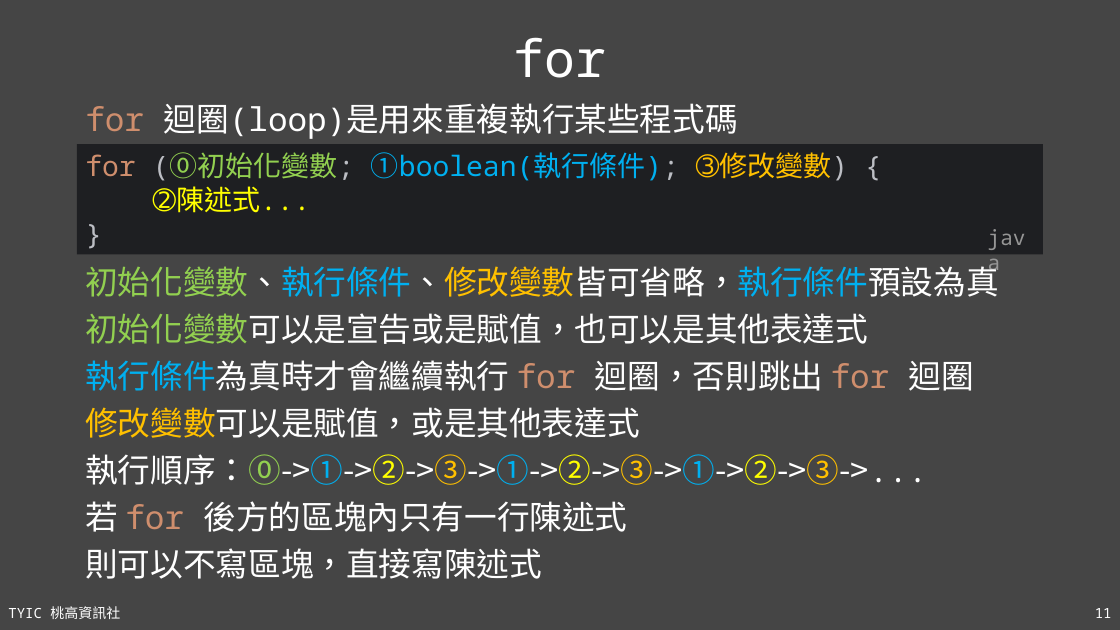
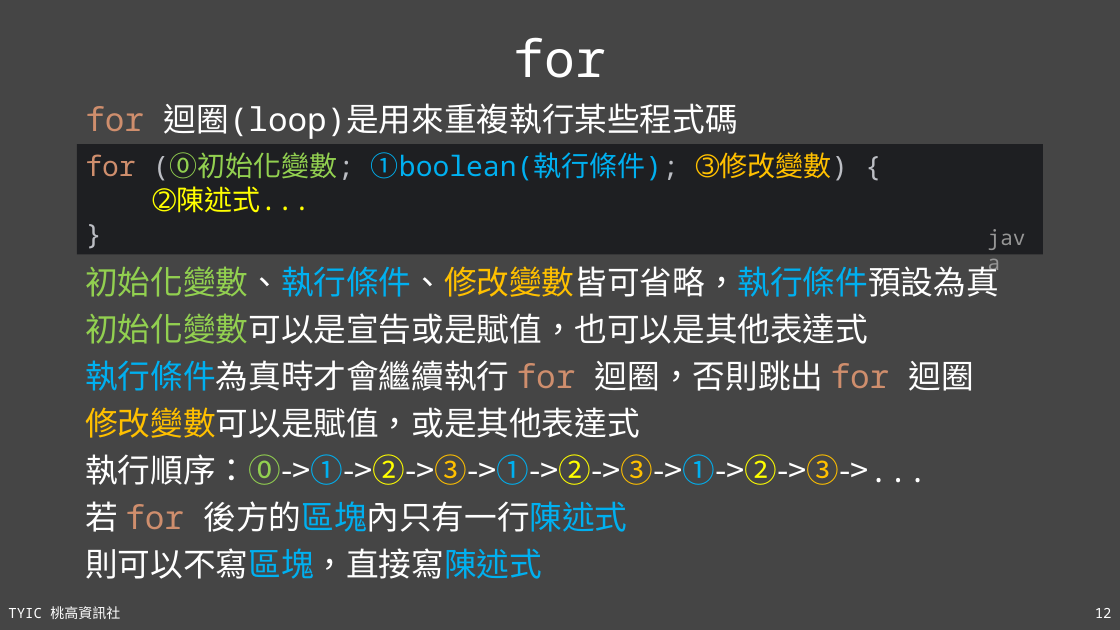
Before and after one commit to TYSHIC/slides, a slide deck: slide 12 of ppt/06_流程控制.pptx (slide 11 before the commit). Drawn at 1120x630 pixels with LibreOffice and Linux fonts; fonts in the diff are those of the drawing. Boxes give left, top, right and bottom in pixels: in the first picture for what was removed or moved away, otherwise in the second. Text is boxed around its words. In the diff, an @@ line names an element or a change of style, - is before the commit and + after.

```diff
--- a/ppt/06_流程控制.pptx
+++ b/ppt/06_流程控制.pptx
@@ text at (85, 501, 628, 579): text colour #FFFFFF to #00B0F0 in "後方的區塊內只有一行陳述式", "則可以不寫區塊，直接寫陳述式" @@
@@ page number at (1095, 608, 1112, 618): text changed @@
-11
+12
```
Also in this commit, not shown: 3 other slides changed, 1 slide added, 7 other files.
